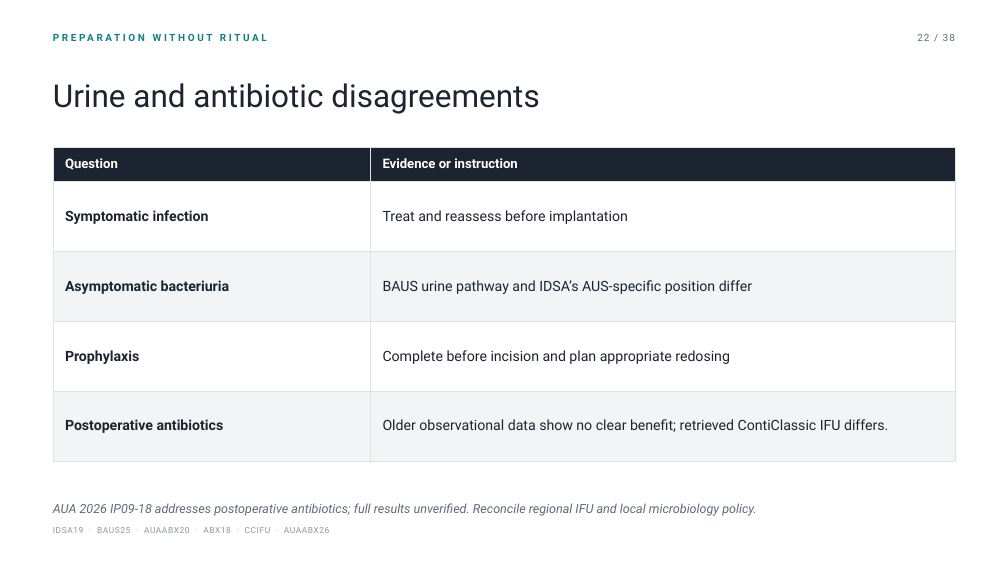
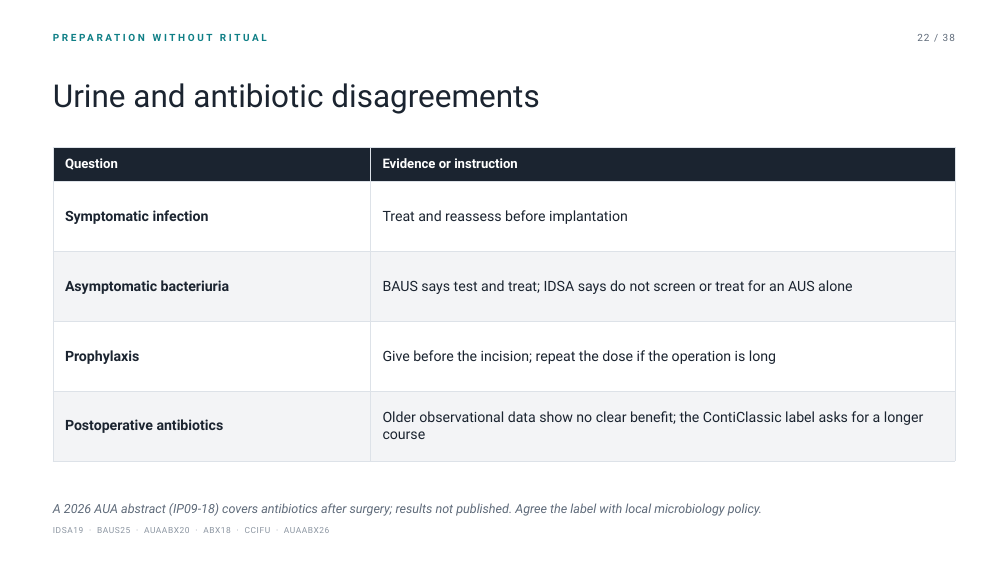
Before and after one commit to nityjr-ctrl/aus-presentation, a slide deck: slide 27 of presentation/AUS-teaching-deck.pptx. Drawn at 1008x567 pixels with LibreOffice and Linux fonts; fonts in the diff are those of the drawing. Boxes give left, top, right and bottom in pixels: in the first picture for what was removed or moved away, otherwise in the second. Text is boxed around its words. In the diff, an @@ line names an element or a change of style, - is before the commit and + after.

```diff
--- a/presentation/AUS-teaching-deck.pptx
+++ b/presentation/AUS-teaching-deck.pptx
@@ table at box(53, 147, 955, 443) @@
-row 3, column 2: BAUS urine pathway and IDSA’s AUS-specific position differ
+row 3, column 2: BAUS says test and treat; IDSA says do not screen or treat for an AUS alone
-row 4, column 2: Complete before incision and plan appropriate redosing
+row 4, column 2: Give before the incision; repeat the dose if the operation is long
-row 5, column 2: Older observational data show no clear benefit; retrieved ContiClassic IFU differs.
+row 5, column 2: Older observational data show no clear benefit; the ContiClassic label asks for a longer course
@@ text at box(53, 503, 762, 516): text changed @@
-AUA 2026 IP09-18 addresses postoperative antibiotics; full results unverified. Reconcile regional IFU and local microbiology policy.
+A 2026 AUA abstract (IP09-18) covers antibiotics after surgery; results not published. Agree the label with local microbiology policy.
```
Also in this commit, not shown: 35 other slides changed, 16 other files.
